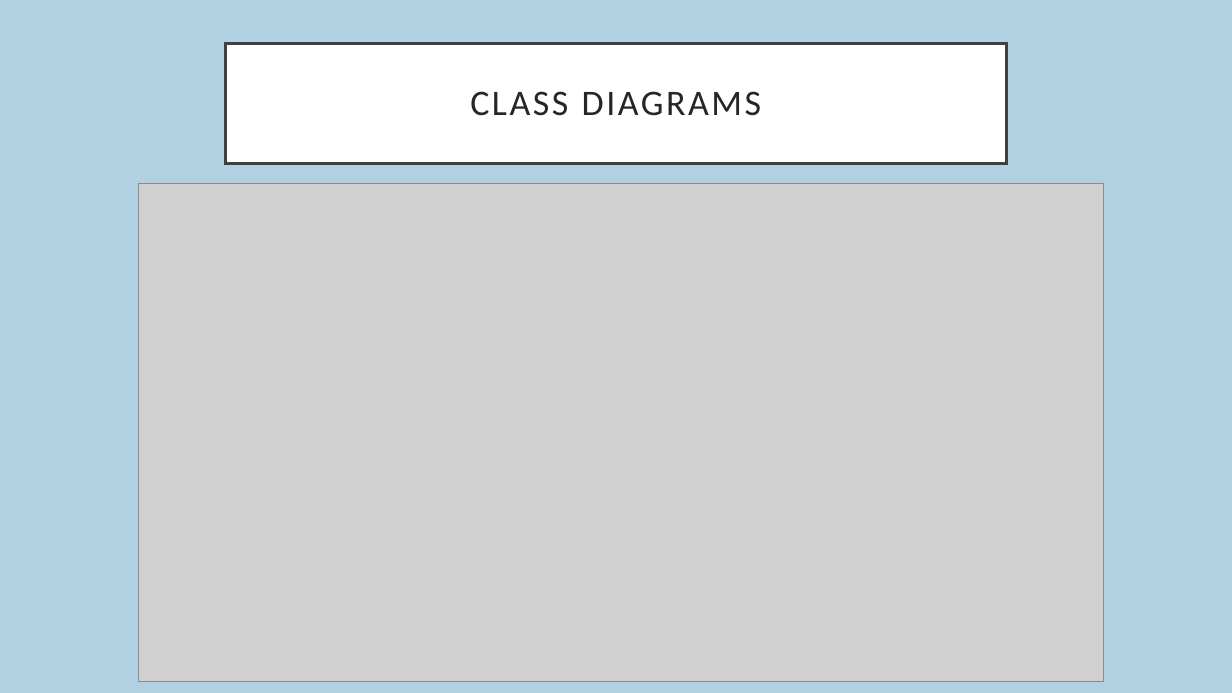
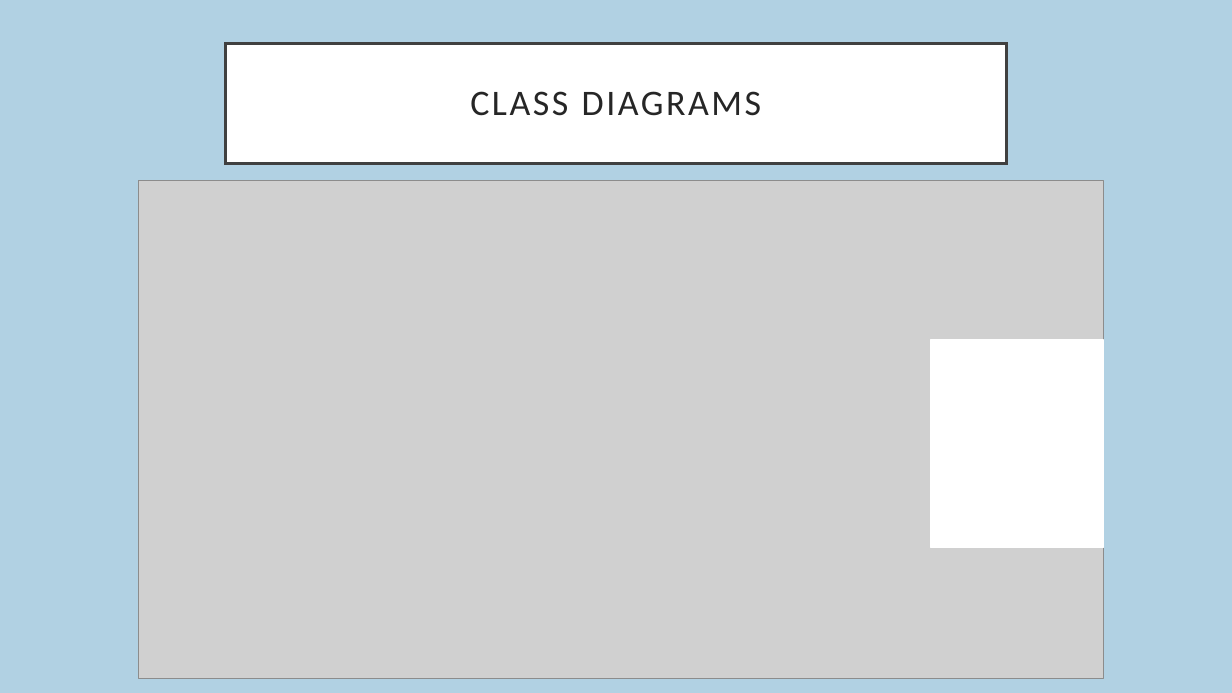
Before and after one commit to andltayl/352Project, a slide deck: slide 5 of Leapin’ llamas.pptx. Drawn at 1232x693 pixels with LibreOffice and Linux fonts; fonts in the diff are those of the drawing; grey boxes stand for pictures. Boxes give left, top, right and bottom in pixels: in the first picture for what was removed or moved away, otherwise in the second. Text is boxed around its words. In the diff, an @@ line names an element or a change of style, - is before the commit and + after.

```diff
--- a/Leapin’ llamas.pptx
+++ b/Leapin’ llamas.pptx
@@ picture moved from (x1=139, y1=184, x2=1104, y2=682) to (x1=139, y1=180, x2=1104, y2=678) @@
@@ rectangle added at (x1=931, y1=340, x2=1104, y2=548), fill #FFFFFF, outline #FFFFFF 1 pt @@
```
Also in this commit, not shown: 2 other slides changed.
